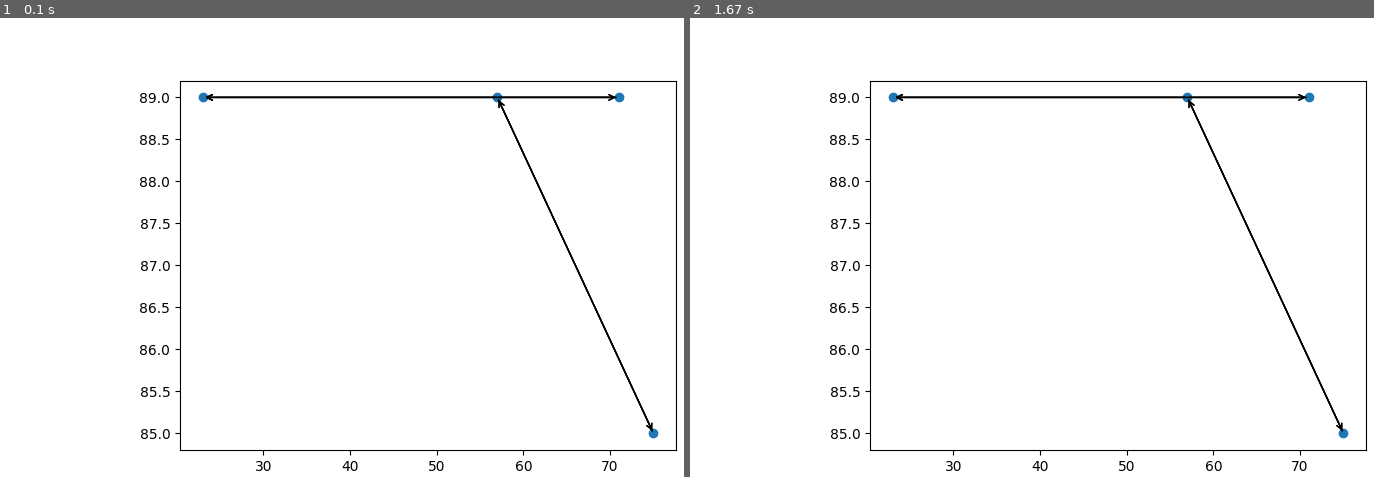
Above: before the commit, frames 1-2 (left to right).
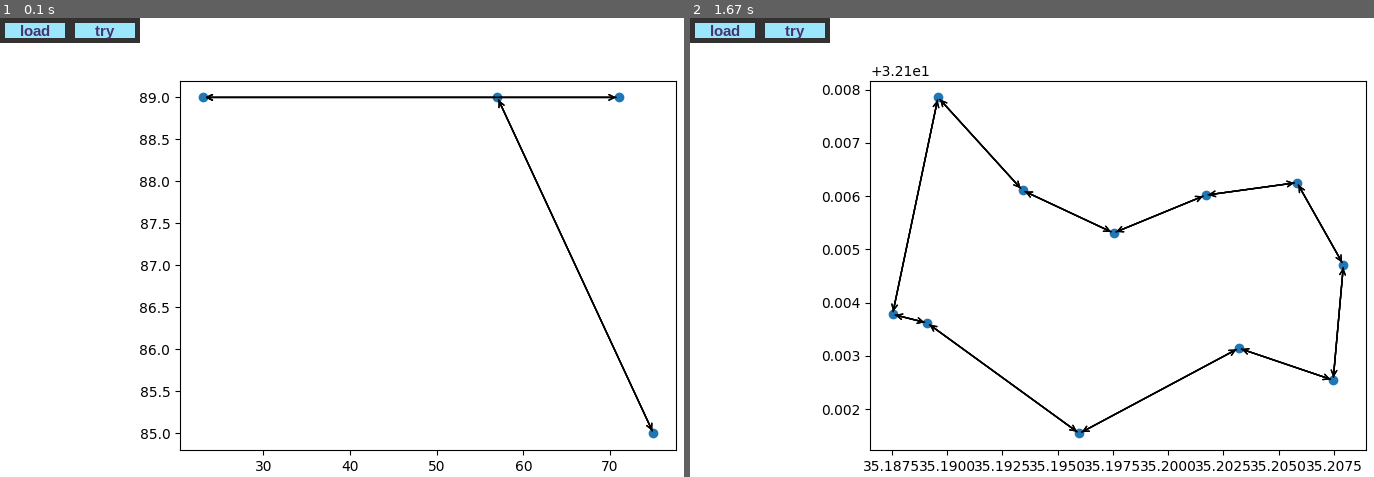
Above: after the commit, the same moments.

Repository: giladliv/OOP-Task-3
Game: pygame game, started from Ex3/src/main.py
Two runs of this game, one before a commit and one after it. Both use one fixed random seed, a clock stepped at 60 frames per second and the inputs below.
Inputs (mouse positions are in pixels of both pictures, inside the frame that each line leads up to):
- Up to frame 1 (0.1 s): no input
- Up to frame 2 (1.67 s): press the mouse at (724, 31) at 0.37 s; move the mouse to (888, 77) at 0.47 s; release the mouse at (1052, 128) at 0.6 s

The runs differ from the first frame. In frame 1, 1.1% of the frame differs, in the area x 0-21%, y 0-6%; in frame 2, 5.0%, in the area x 0-99%, y 0-99%.

Commit message:
using the new ui options

Diff:
--- a/Ex3/GraphAlgo.py
+++ b/Ex3/GraphAlgo.py
@@ -185,4 +185,4 @@
 
     def plot_graph(self):
         sim = SimulatorGraph(self)
-        sim.draw()
+        sim.run()
--- /dev/null
+++ b/Ex3/Simulator/Button.py
@@ -0,0 +1,42 @@
+import pygame
+from pygame import *
+
+
+
+class Button:
+    """
+    simple button, base for everything
+    """
+
+    def __init__(self, title: str, size: [int, int], color=Color(155, 230, 250)):
+        self.title = title
+        self.size = size
+        self.color = color
+        self.rect = Rect((0, 0), size)
+        self.on_click = []
+        self.show = True
+        self.disabled = False
+        self.arial_font = font.SysFont('Arial', 15, bold=True)
+
+    def add_click_listener(self, func):
+        self.on_click.append(func)
+
+    def render(self, surface: Surface, pos):
+        if(not self.show):
+            return
+        self.rect.topleft = pos
+
+        title_srf = self.arial_font.render(self.title, True, Color(70, 50, 111))
+        title_rect = title_srf.get_rect(center=self.rect.center)
+        pygame.draw.rect(surface, self.color, self.rect)
+        pygame.draw.rect(surface, Color(50, 50, 50), self.rect, width=5)
+        surface.blit(title_srf, title_rect)
+
+    def check(self):
+        if self.on_click != [] and not self.disabled:
+            mouse_pos = pygame.mouse.get_pos()
+            if self.rect.collidepoint(mouse_pos):
+                clicked, _, _ = pygame.mouse.get_pressed()
+                if clicked:
+                    for f in self.on_click:
+                        f()
--- a/Ex3/Simulator/SimulatorGraph.py
+++ b/Ex3/Simulator/SimulatorGraph.py
@@ -5,12 +5,22 @@
 import matplotlib.backends.backend_agg as agg
 import pygame
 from pygame.locals import *
+from pygame_ui.ui_elements import *
 
 class SimulatorGraph():
     def __init__(self, graphAlgo: GraphAlgoInterface):
+        pygame.init()
         self._algo = graphAlgo
         self._x = []
         self._y = []
+        self.initButtons()
+
+    def initButtons(self):
+        loadB = Button('load', (70, 25))
+        loadB.add_click_listener(self.loadGraph)
+        tryB = Button('try', (70, 25))
+        tryB.add_click_listener(lambda : print("TODO"))
+        self.toolbar = MenuBar([loadB, tryB])
 
     def setTheNodesEdges(self, ax):
         nodes = self._algo.get_graph().get_all_v()
@@ -28,33 +38,46 @@
                 ax.annotate("", xy=(destPos[0], destPos[1]), xytext=(idPos[0], idPos[1]), arrowprops=dict(arrowstyle="->"))
 
 
-    def draw(self):
+    def drawGraph(self):
+        fig, ax = plt.subplots()
+        self.setTheNodesEdges(ax)
+        ax.scatter(self._x, self._y)
+
+        canvas = agg.FigureCanvasAgg(fig)
+        canvas.draw()
+        renderer = canvas.get_renderer()
+        raw_data = renderer.buffer_rgba()
+        width, height = canvas.get_width_height()
+        window = pygame.display.set_mode((width + 150, height + 10), DOUBLEBUF)
+
+        size = canvas.get_width_height()
+        return raw_data, size
+
+    def loadGraph(self):
+        self._algo.load_from_json("../data/A0.json")
+        raw_data, size = self.drawGraph()
+        surf = pygame.image.frombuffer(raw_data, size, "RGBA")
+        bg_color = (255, 255, 255)  # fill red as background color
+        self.screen.fill(bg_color)
+        self.screen.blit(surf, (100, 5))
+
+    def run(self):
         pygame.init()
+        raw_data, size = self.drawGraph()
+        self.screen = pygame.display.get_surface()
+        surf = pygame.image.frombuffer(raw_data, size, "RGBA")
+        bg_color = (255, 255, 255)  # fill red as background color
+        self.screen.fill(bg_color)
+        self.screen.blit(surf, (100, 5))  # x, y position on screen
+
 
         stop = False
         while not stop:
             for event in pygame.event.get():
                 if event.type == pygame.QUIT:
                     stop = True
-
-            fig, ax = plt.subplots()
-            self.setTheNodesEdges(ax)
-            ax.scatter(self._x, self._y)
-
-            canvas = agg.FigureCanvasAgg(fig)
-            canvas.draw()
-            renderer = canvas.get_renderer()
-            raw_data = renderer.buffer_rgba()
-            width, height = canvas.get_width_height()
-
-            pygame.init()
-            window = pygame.display.set_mode((width + 150, height + 10), DOUBLEBUF)
-            screen = pygame.display.get_surface()
-
-            size = canvas.get_width_height()
-            surf = pygame.image.frombuffer(raw_data, size, "RGBA")
-            bg_color = (255, 255, 255)  # fill red as background color
-            screen.fill(bg_color)
-            screen.blit(surf, (100, 5))  # x, y position on screen
-            pygame.display.flip()
-            pygame.time.Clock().tick(30)  # Avoid 100% CPU usage
+                if event.type == MOUSEBUTTONDOWN:
+                    self.toolbar.check()
+            self.toolbar.render(self.screen, (0, 0))
+            display.update()
+            time.Clock().tick(30)  # Avoid 100% CPU usage
--- a/Ex3/data/T0.json_saved.json
+++ b/Ex3/data/T0.json_saved.json
@@ -1 +1 @@
-{"Nodes": [{"id": 0, "pos": [0, 1, 0]}, {"id": 1, "pos": [4, 3, 0]}, {"id": 2, "pos": [1, 3, 0]}, {"id": 3, "pos": [0, 1, 0]}], "Edges": [{"src": 1, "dest": 0,  …(143 unchanged characters)…
+{"Nodes": [{"id": 0, "pos": [4, 1, 0]}, {"id": 1, "pos": [3, 3, 0]}, {"id": 2, "pos": [1, 0, 0]}, {"id": 3, "pos": [0, 0, 0]}], "Edges": [{"src": 1, "dest": 0,  …(143 unchanged characters)…
--- /dev/null
+++ b/Ex3/pygame_ui/ui_elements.py
@@ -0,0 +1,125 @@
+import pygame
+from pygame import *
+
+font.init()
+arial_font = font.SysFont('Arial', 15, bold=True)
+
+
+class Button:
+    """
+    simple button, base for everything
+    """
+
+    def __init__(self, title: str, size: [int, int], color=Color(155, 230, 250)):
+        self.title = title
+        self.size = size
+        self.color = color
+        self.rect = Rect((0, 0), size)
+        self.on_click = []
+        self.show = True
+        self.disabled = False
+
+    def add_click_listener(self, func):
+        self.on_click.append(func)
+
+    def render(self, surface: Surface, pos):
+        if(not self.show):
+            return
+        self.rect.topleft = pos
+
+        title_srf = arial_font.render(self.title, True, Color(70, 50, 111))
+        title_rect = title_srf.get_rect(center=self.rect.center)
+        pygame.draw.rect(surface, self.color, self.rect)
+        pygame.draw.rect(surface, Color(50, 50, 50), self.rect, width=5)
+        surface.blit(title_srf, title_rect)
+
+    def check(self):
+        if self.on_click != [] and not self.disabled:
+            mouse_pos = pygame.mouse.get_pos()
+            if self.rect.collidepoint(mouse_pos):
+                clicked, _, _ = pygame.mouse.get_pressed()
+                if clicked:
+                    for f in self.on_click:
+                        f()
+
+
+class MenuItem(Button):
+    """
+    drop down to bottom side
+    """
+
+    def __init__(self, title: str, size, buttons, color=Color(155, 230, 250)):
+        super().__init__(title, size, color=color)
+        max_w = max(buttons, key=lambda b: b.rect.width).rect.width
+        sum_h = sum(b.rect.height for b in buttons)
+        self.menu_rect = Rect((0, 0), (max_w, sum_h))
+        self.show_menu = False
+
+        self.buttons = buttons
+
+        def toggle_menu():
+            self.show_menu = not self.show_menu
+        self.add_click_listener(toggle_menu)
+
+    def check(self):
+        super().check()
+        if self.show_menu:
+            for b in self.buttons:
+                b.check()
+
+    def render(self, surface: Surface, pos):
+        super().render(surface, pos)
+        if self.show_menu:
+            self.menu_rect.topleft = self.rect.bottomleft
+            last_button_rect = self.rect
+            for b in self.buttons:
+                b.render(surface, (self.menu_rect.left, last_button_rect.bottom))
+                last_button_rect = b.rect
+                b.disabled = False
+            pygame.draw.rect(surface, self.color, self.menu_rect, width=5)
+        else:
+            for b in self.buttons:
+                b.disabled = True
+
+
+class SubMenuItem(MenuItem):
+    """
+    dropdown to the right
+    """
+
+    def render(self, surface: Surface, pos):
+        Button.render(self, surface, pos)
+        if self.show_menu:
+            self.menu_rect.topleft = self.rect.topright
+            last_button_bottom = self.menu_rect.top
+            for b in self.buttons:
+                b.render(surface, (self.menu_rect.left, last_button_bottom))
+                last_button_bottom = b.rect.bottom
+                b.disabled = False
+            pygame.draw.rect(surface, self.color, self.menu_rect, width=5)
+        else:
+            for b in self.buttons:
+                b.disabled = True
+
+
+class MenuBar:
+    """
+    container for menu items
+    """
+
+    def __init__(self, menu_items):
+        self.menu_items = menu_items
+        max_h = max(m.rect.height for m in menu_items)
+        sum_w = sum(m.rect.width for m in menu_items)
+        self.rect = Rect((0, 0), (sum_w, max_h))
+
+    def check(self):
+        for m in self.menu_items:
+            m.check()
+
+    def render(self, surface, pos):
+        self.rect.topleft = pos
+        last_menu_pos = pos
+        for m in self.menu_items:
+            m.render(surface, last_menu_pos)
+            last_menu_pos = m.rect.topright
--- /dev/null
+++ b/Ex3/pygame_ui/using_ui.py
@@ -0,0 +1,81 @@
+import pygame
+from pygame import *
+from pygame_ui.ui_elements import *
+
+# pygame initialization
+
+pygame.init()
+
+clock = pygame.time.Clock()
+
+screen = display.set_mode((800, 600), depth=32)
+
+# ==========the ui tree========
+#                             m
+#            file--------------------------------edit
+#   save---------------load                    edit_node
+#  pdf-jpg    pdf-------jpg---------more
+#                              option1-option2
+
+
+# save buttons
+save_pdf = Button('pdf', (70, 50))
+save_pdf.add_click_listener(lambda: print('saving as pdf!'))
+save_jpg = Button('jpg', (70, 50))
+save_jpg.add_click_listener(lambda: print('saving as jpg!'))
+
+# save menu
+save = SubMenuItem('save', (70, 50), [
+                   save_jpg, save_pdf], color=Color(152, 122, 19))
+
+# load more options buttons
+load_moreoptions_option1 = Button('option 1', (70, 50))
+load_moreoptions_option2 = Button('option 2', (70, 50))
+
+# load more options menu
+load_moreoptions = SubMenuItem('more...', (70, 50), [
+                               load_moreoptions_option1, load_moreoptions_option2], color=Color(152, 122, 19))
+
+# load buttons
+load_pdf = Button('load pdf', (70, 50))
+load_pdf.add_click_listener(lambda: print('loading from pdf file'))
+load_jpg = Button('load jpg', (70, 50))
+load_jpg.add_click_listener(lambda: print('loading from jpg file'))
+
+# load menu
+load = SubMenuItem('load', (70, 50), [
+                   load_jpg, load_pdf, load_moreoptions], color=Color(152, 122, 19))
+
+# file menu
+file = MenuItem('file', (70, 20), [save, load], Color(62, 200, 30))
+
+# edit buttons
+edit_node = Button('edit node', (70, 50))
+edit_node.add_click_listener(lambda: print('editing node!'))
+
+# edit menu
+edit = MenuItem('edit', (70, 20), [edit_node], Color(62, 200, 30))
+
+# menubar
+m = MenuBar([file, edit])
+
+
+while True:
+
+    for event in pygame.event.get():
+        if event.type == QUIT:
+            quit()
+            exit(0)
+        elif event.type == MOUSEBUTTONDOWN:
+            # check menubar clicks
+            m.check()
+
+    screen.fill(Color(0, 0, 0))
+
+    # render what you need
+
+    # render menubar
+    m.render(screen, (0, 0))
+
+    display.update()
+    clock.tick(60)
